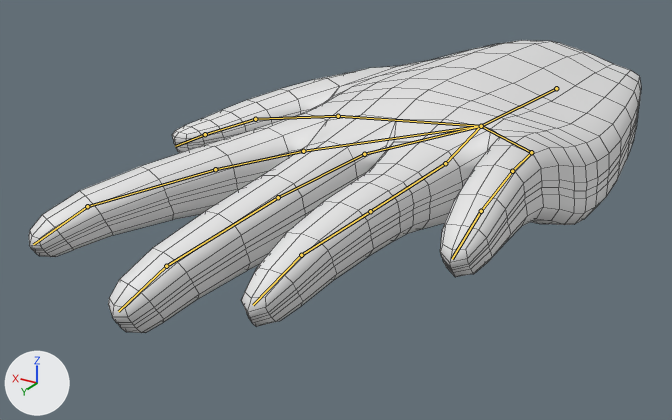
Renders of the Blender file Blender/Hand.blend from each side of a commit.
Camera for both pictures: a camera (50 mm lens) standing at (-0.1033, 0.1645, 0.0955) and looking at (0.0176, -0.0371, -0.0053). Every picture has the same lights, and +X, +Y and +Z are marked at lower left. The first picture is the older version. The bones that bend it are drawn over the model as lines. Mesh edges are drawn as thin lines.

The first picture shows 'Hand'.
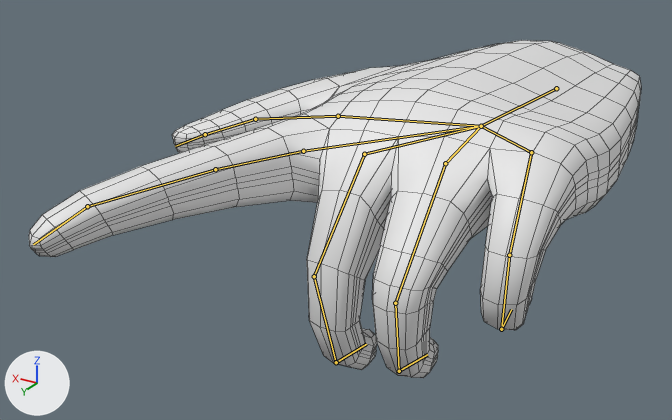
The newer file adds an action. The first version stands in its rest pose; the second is drawn at frame 1 of the action 'Grip'.

Patch to the scene script:
```diff
--- a/Blender/Hand.blend.py
+++ b/Blender/Hand.blend.py
@@ bone_middle_01 @@
 bone_middle_01 = bpy.data.objects['Armature'].pose.bones['Middle.01']  # child of 'Middle.00'
-bone_middle_01.rotation_quaternion = (1.0, 0.0, 0.0, 0.0)  # degrees (0, 0, 0)
+bone_middle_01.rotation_quaternion = (0.906, -0.423, 0.0, 0.0)  # degrees (-50, 0, 0)
@@ bone_middle_02 @@
 bone_middle_02 = bpy.data.objects['Armature'].pose.bones['Middle.02']  # child of 'Middle.01'
-bone_middle_02.rotation_quaternion = (1.0, 0.0, 0.0, 0.0)  # degrees (0, 0, 0)
+bone_middle_02.rotation_quaternion = (0.906, -0.423, 0.0, 0.0)  # degrees (-50, 0, 0)
@@ bone_middle_03 @@
 bone_middle_03 = bpy.data.objects['Armature'].pose.bones['Middle.03']  # child of 'Middle.02'
-bone_middle_03.rotation_quaternion = (1.0, 0.0, 0.0, 0.0)  # degrees (0, 0, 0)
+bone_middle_03.rotation_quaternion = (0.906, -0.423, 0.0, 0.0)  # degrees (-50, 0, 0)
@@ bone_ring_01 @@
 bone_ring_01 = bpy.data.objects['Armature'].pose.bones['Ring.01']  # child of 'Ring.00'
-bone_ring_01.rotation_quaternion = (1.0, 0.0, 0.0, 0.0)  # degrees (0, 0, 0)
+bone_ring_01.rotation_quaternion = (0.906, -0.423, 0.0, 0.0)  # degrees (-50, 0, 0)
@@ bone_ring_02 @@
 bone_ring_02 = bpy.data.objects['Armature'].pose.bones['Ring.02']  # child of 'Ring.01'
-bone_ring_02.rotation_quaternion = (1.0, 0.0, 0.0, 0.0)  # degrees (0, 0, 0)
+bone_ring_02.rotation_quaternion = (0.906, -0.423, 0.0, 0.0)  # degrees (-50, 0, 0)
@@ bone_ring_03 @@
 bone_ring_03 = bpy.data.objects['Armature'].pose.bones['Ring.03']  # child of 'Ring.02'
-bone_ring_03.rotation_quaternion = (1.0, 0.0, 0.0, 0.0)  # degrees (0, 0, 0)
+bone_ring_03.rotation_quaternion = (0.906, -0.423, 0.0, 0.0)  # degrees (-50, 0, 0)
@@ bone_pinky_01 @@
 bone_pinky_01 = bpy.data.objects['Armature'].pose.bones['Pinky.01']  # child of 'Pinky.00'
-bone_pinky_01.rotation_quaternion = (1.0, 0.0, 0.0, 0.0)  # degrees (0, 0, 0)
+bone_pinky_01.rotation_quaternion = (0.906, -0.423, 0.0, 0.0)  # degrees (-50, 0, 0)
@@ bone_pinky_02 @@
 bone_pinky_02 = bpy.data.objects['Armature'].pose.bones['Pinky.02']  # child of 'Pinky.01'
-bone_pinky_02.rotation_quaternion = (1.0, 0.0, 0.0, 0.0)  # degrees (0, 0, 0)
+bone_pinky_02.rotation_quaternion = (0.906, -0.423, 0.0, 0.0)  # degrees (-50, 0, 0)
@@ bone_pinky_03 @@
 bone_pinky_03 = bpy.data.objects['Armature'].pose.bones['Pinky.03']  # child of 'Pinky.02'
-bone_pinky_03.rotation_quaternion = (1.0, 0.0, 0.0, 0.0)  # degrees (0, 0, 0)
+bone_pinky_03.rotation_quaternion = (0.906, -0.423, 0.0, 0.0)  # degrees (-50, 0, 0)
```

Boxes [x1, y1, x2, y2] around the edits, measured in the pictures (672 x 420 px):
'Hand', posed (15% taller): before [29, 40, 641, 333]; after [29, 40, 641, 378]
bone 'Middle.01', root to tip: before (364, 154) to (278, 197); after (364, 154) to (314, 276)
bone 'Middle.02', root to tip: before (278, 197) to (166, 266); after (314, 276) to (336, 362)
bone 'Middle.03', root to tip: before (166, 266) to (118, 311); after (336, 362) to (366, 344)
bone 'Ring.01', root to tip: before (445, 163) to (370, 211); after (445, 163) to (395, 303)
bone 'Ring.02', root to tip: before (370, 211) to (301, 255); after (395, 303) to (399, 371)
bone 'Ring.03', root to tip: before (301, 255) to (253, 305); after (399, 371) to (427, 354)
bone 'Pinky.01', root to tip: before (531, 152) to (512, 171); after (531, 152) to (509, 255)
bone 'Pinky.02', root to tip: before (512, 171) to (481, 211); after (509, 255) to (501, 329)
bone 'Pinky.03', root to tip: before (481, 211) to (452, 259); after (501, 329) to (511, 309)
